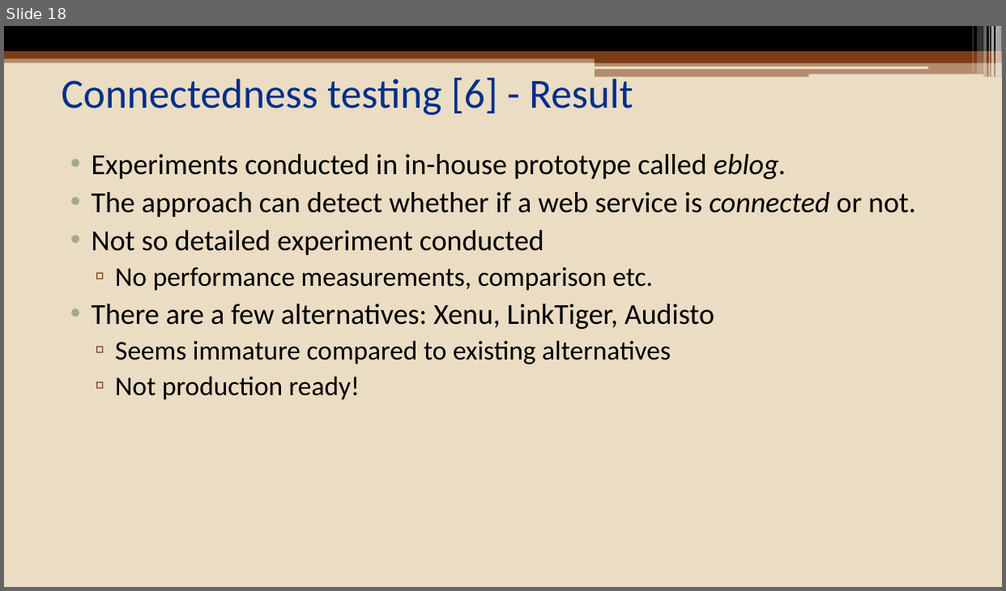
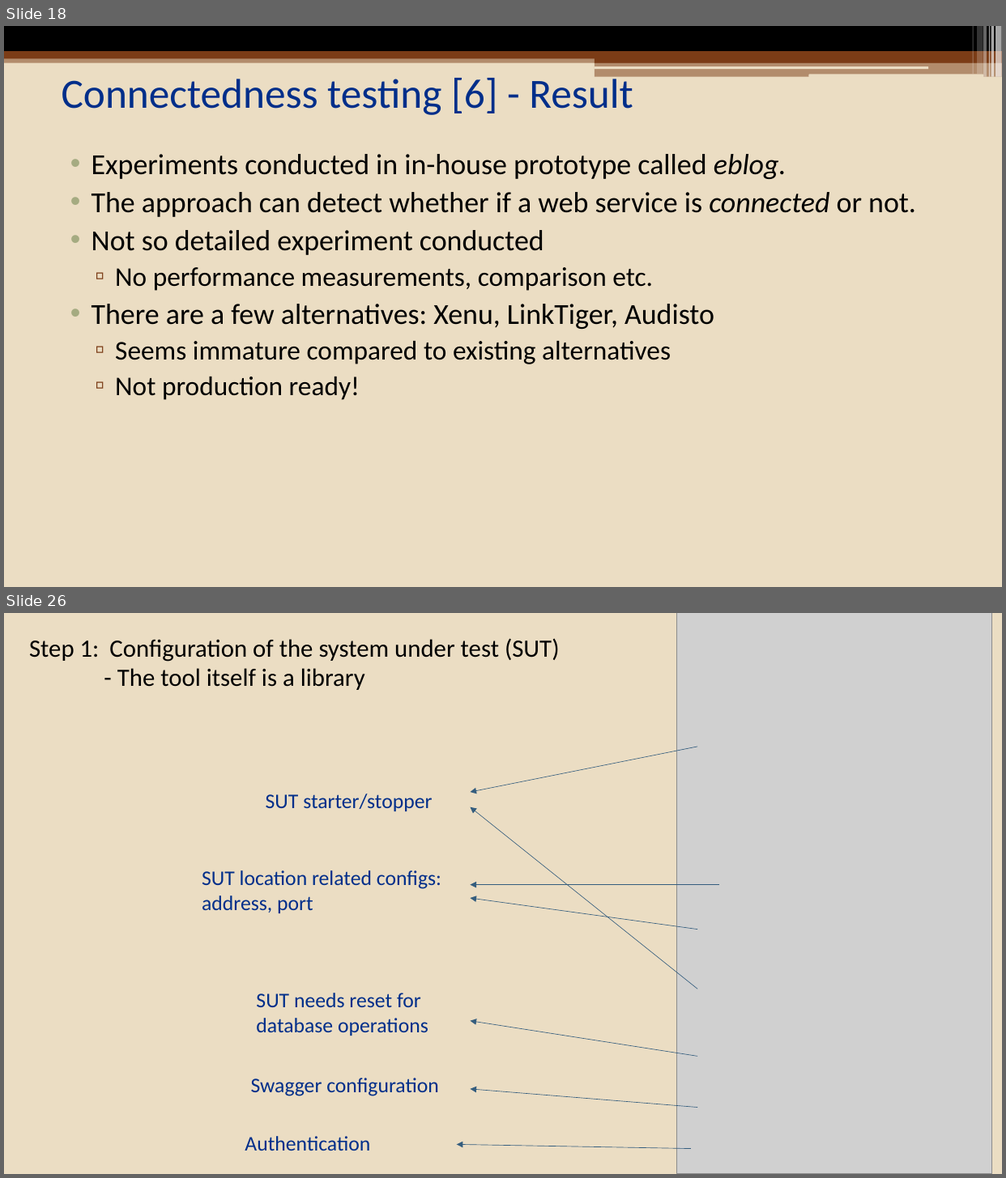
Before and after one commit to eozer/cinco_seminar, a slide deck: presentation/cinco_presentation.pptx. Shown one above the other, each under a label of ours: slide 18 before the commit, slides 18 and 26 after it; the slides between them are not shown. The pictures are 1006x591 and 1006x1178 pixels, drawn with LibreOffice and Linux fonts; fonts in the diff are those of the drawing; grey boxes stand for pictures. Boxes give left, top, right and bottom in pixels: in the first picture for what was removed or moved away, otherwise in the second. Text is boxed around its words. In the diff, an @@ line names an element or a change of style, - is before the commit and + after.

```diff
--- a/presentation/cinco_presentation.pptx
+++ b/presentation/cinco_presentation.pptx
@@ slide 26 added at [4,613,1002,1174], background #EBDDC3 @@
@@ picture added at [677,613,992,1174] @@
@@ text added at [29,638,560,690], 24 pt, text #000000 @@
+Step 1: Configuration of the system under test (SUT)
+- The tool itself is a library
@@ arrow added from (698, 747) to (471, 792), #345D7E 0.5 pt @@
@@ text added at [266,794,432,811], 20 pt, text #002E8A @@
+SUT starter/stopper
@@ arrow added from (698, 990) to (471, 807), #345D7E 0.5 pt @@
@@ text added at [202,871,441,914], 20 pt, text #002E8A @@
+SUT location related configs: address, port
@@ arrow added from (720, 884) to (471, 884), #345D7E 0.5 pt @@
@@ arrow added from (698, 930) to (471, 898), #345D7E 0.5 pt @@
@@ text added at [256,993,428,1036], 20 pt, text #002E8A @@
+SUT needs reset for database operations
@@ arrow added from (698, 1056) to (471, 1021), #345D7E 0.5 pt @@
@@ text added at [251,1078,439,1097], 20 pt, text #002E8A @@
+Swagger configuration
@@ arrow added from (698, 1108) to (471, 1089), #345D7E 0.5 pt @@
@@ text added at [245,1136,370,1151], 20 pt, text #002E8A @@
+Authentication
@@ arrow added from (691, 1149) to (457, 1144), #345D7E 0.5 pt @@
```
Also in this commit, not shown: 6 slides changed, 14 other slides added.
